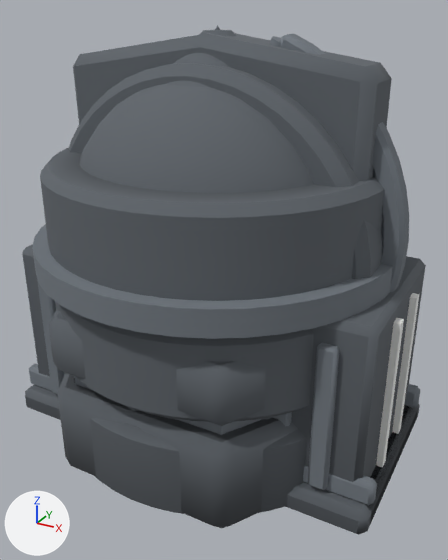
The glTF model apps/web/src/graphics/pieces.glb as it was, and as the next commit left it.
Camera for both pictures: a 50 mm lens placed at (1.41, -2.5, 2.07), pointed at (0.06, -0.05, 0.84). Every picture has the same lights, and +X, +Y and +Z are marked at lower left. The older version comes first. Vertices at exactly the same position are counted once.

The first picture shows 'api-gateway', 'auth-service', 'container', 'database', 'message-queue', 'microservice', 'network-gateway', 'security-monitor', 'storage' and 1 more.
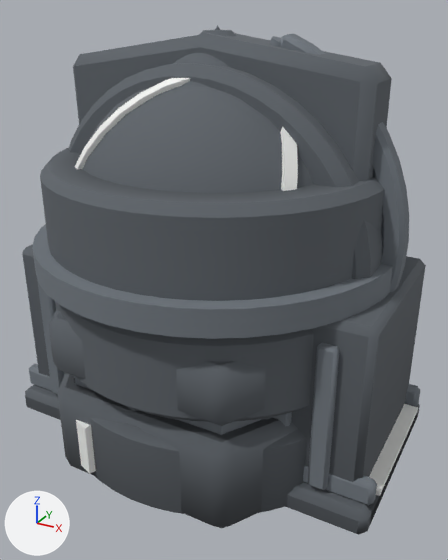
Pixel boxes [x1, y1, x2, y2] of what changed, in the pictures (448 x 560 px; the box of a moved part takes in the faces that stretch with it):
'network-gateway', reshaped: before [79, 34, 409, 292]; after [75, 34, 409, 292]
part 1 of me_container, deleted: before [376, 318, 404, 467]
part 2 of me_container, deleted: before [392, 293, 419, 434]
part 3 of me_database, moved or reshaped (not visible before): after [76, 420, 96, 474]
part 4 of me_message_queue, added: after [369, 404, 418, 496]
part 5 of me_network_gateway, added: after [75, 78, 191, 169]
part 6 of me_network_gateway, added: after [280, 127, 298, 191]

The edits, one by one:
me_container is used by ob_container; location (0.0, 0.0, 0.0).
me_container had 784 vertices, 1432 faces and spanned x -0.92..0.95, y -0.47..0.47, z 0.0..0.99.
me_container now has 836 vertices, 1532 faces and spans x -0.99..0.92, y -0.47..0.47, z 0.0..0.99.
me_container part 1: the loose piece of 8 vertices spanning x 0.91..0.95, y -0.17..-0.12, z 0.14..0.88 is deleted.
me_container part 2: the loose piece of 8 vertices spanning x 0.91..0.95, y 0.12..0.17, z 0.14..0.88 is deleted.
Other edits to the shape of me_container do not show in these pictures.
me_database is used by ob_database; location (0.0, 0.0, 0.0).
me_database had 1020 vertices, 2016 faces and spanned x -0.8..0.8, y -0.8..0.8, z 0.0..1.46.
me_database now has 1044 vertices, 2052 faces and spans x -0.8..0.82, y -0.8..0.8, z 0.0..1.46.
Part 3, on me_database:
24 vertices are removed from x 0.0..0.5, y -0.3..0.3, z 1.43..1.46.
120 faces are deleted.
8 vertices in x -0.07..0.19, y -0.5..0.5, z 1.43..1.46 move by (0.02, 0.0, 0.0).
8 vertices in x 0.0..0.13, y -0.5..0.5, z 1.43..1.46 move by (0.01, 0.0, 0.0).
8 vertices in x -0.25..0.07, y -0.48..0.5, z 1.43..1.46 move by (0.01, -0.01, 0.0).
8 vertices in x -0.25..0.07, y -0.5..0.48, z 1.43..1.46 move by (0.01, 0.01, 0.0).
4 vertices in x 0.25..0.35, y 0.35..0.43, z 1.43..1.46 move by (0.02, -0.01, 0.0).
4 vertices in x 0.25..0.35, y -0.43..-0.35, z 1.43..1.46 move by (0.02, 0.01, 0.0).
8 vertices move from x -0.3..0.3, y -0.4..0.4, z 1.43..1.46 to x -0.3..0.32, y -0.4..0.4, z 1.43..1.46.
36 vertices are added at x -0.56..0.82, y -0.79..0.66, z 0.08..1.46.
12 new vertices lie (0.0, 0.0, 0.26) away from vertices in x -0.56..0.82, y -0.79..0.66, z 0.08..1.1.
156 new faces join them, mat_aegis_mark.
me_message_queue is used by ob_message_queue; location (0.0, 0.0, 0.0).
me_message_queue had 192 vertices, 352 faces and spanned x -0.98..0.98, y -0.46..0.46, z 0.0..0.86.
me_message_queue now has 200 vertices, 364 faces and spans x -0.98..0.99, y -0.46..0.46, z 0.0..0.86.
me_message_queue part 4: a new loose piece, a box spanning x 0.65..0.99, y -0.35..0.35, z 0.14..0.164, in mat_aegis_mark.
me_network_gateway is used by ob_network_gateway; location (0.0, 0.0, 0.0).
me_network_gateway had 1344 vertices, 2668 faces and spanned x -0.7..0.9, y -0.73..0.73, z 0.0..1.97.
me_network_gateway now has 1664 vertices, 3308 faces and spans x -0.7..0.9, y -0.73..0.73, z 0.0..1.97.
me_network_gateway part 5: the loose piece of 160 vertices spanning x -0.7..0.7, y -0.73..0.73, z 0.84..1.44 is copied, and the copy is multiplied about its middle by the matrix ((0.758, 0.355, 0.149), (0.497, 0.0, -0.662), (-0.291, 0.925, -0.057)); it spans x -0.56..0.56, y -0.53..0.53, z 0.44..1.84.
me_network_gateway part 6: the loose piece of 160 vertices spanning x -0.7..0.7, y -0.73..0.73, z 0.84..1.44 is copied, and the copy is multiplied about its middle by the matrix ((-0.464, 0.355, 0.618), (0.812, 0.0, 0.16), (0.178, 0.925, -0.237)); it spans x -0.56..0.56, y -0.53..0.53, z 0.44..1.84.
